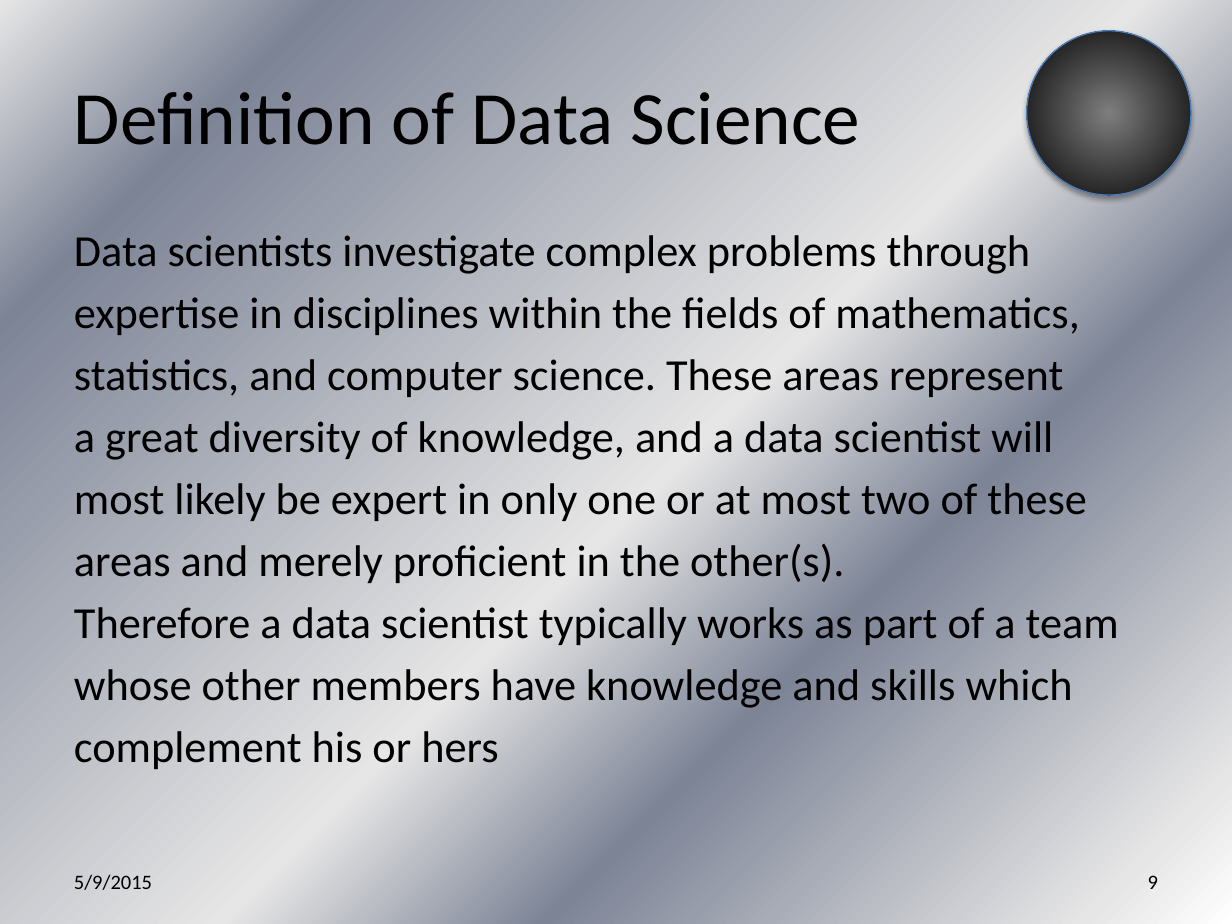
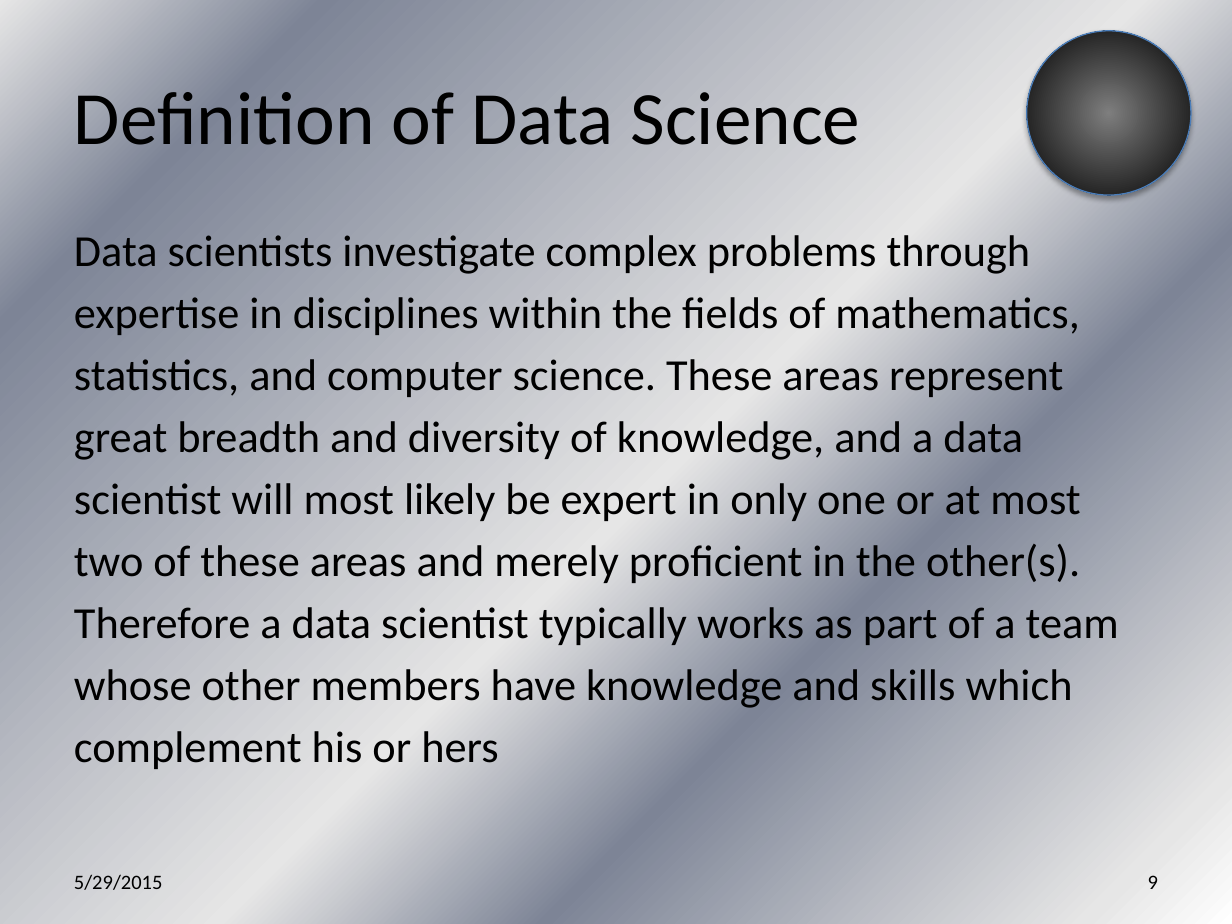
Before and after one commit to jegroom102080/What_is_Data_Science_Anyway, a slide deck: slide 9 of What is Data Science Anyway.pptx. Drawn at 1232x924 pixels with LibreOffice and Linux fonts; fonts in the diff are those of the drawing. Boxes give left, top, right and bottom in pixels: in the first picture for what was removed or moved away, otherwise in the second. Text is boxed around its words. In the diff, an @@ line names an element or a change of style, - is before the commit and + after.

```diff
--- a/What is Data Science Anyway.pptx
+++ b/What is Data Science Anyway.pptx
@@ text at box(74, 421, 1080, 583): text changed @@
-a great diversity of knowledge, and a data scientist will
-most likely be expert in only one or at most two of these
-areas and merely proficient in the other(s).
+great breadth and diversity of knowledge, and a data
+scientist will most likely be expert in only one or at most
+two of these areas and merely proficient in the other(s).
@@ text at box(74, 874, 163, 890): text changed @@
-5/9/2015
+5/29/2015
```
Also in this commit, not shown: 43 other slides changed, 1 slide added, 1 other file.
